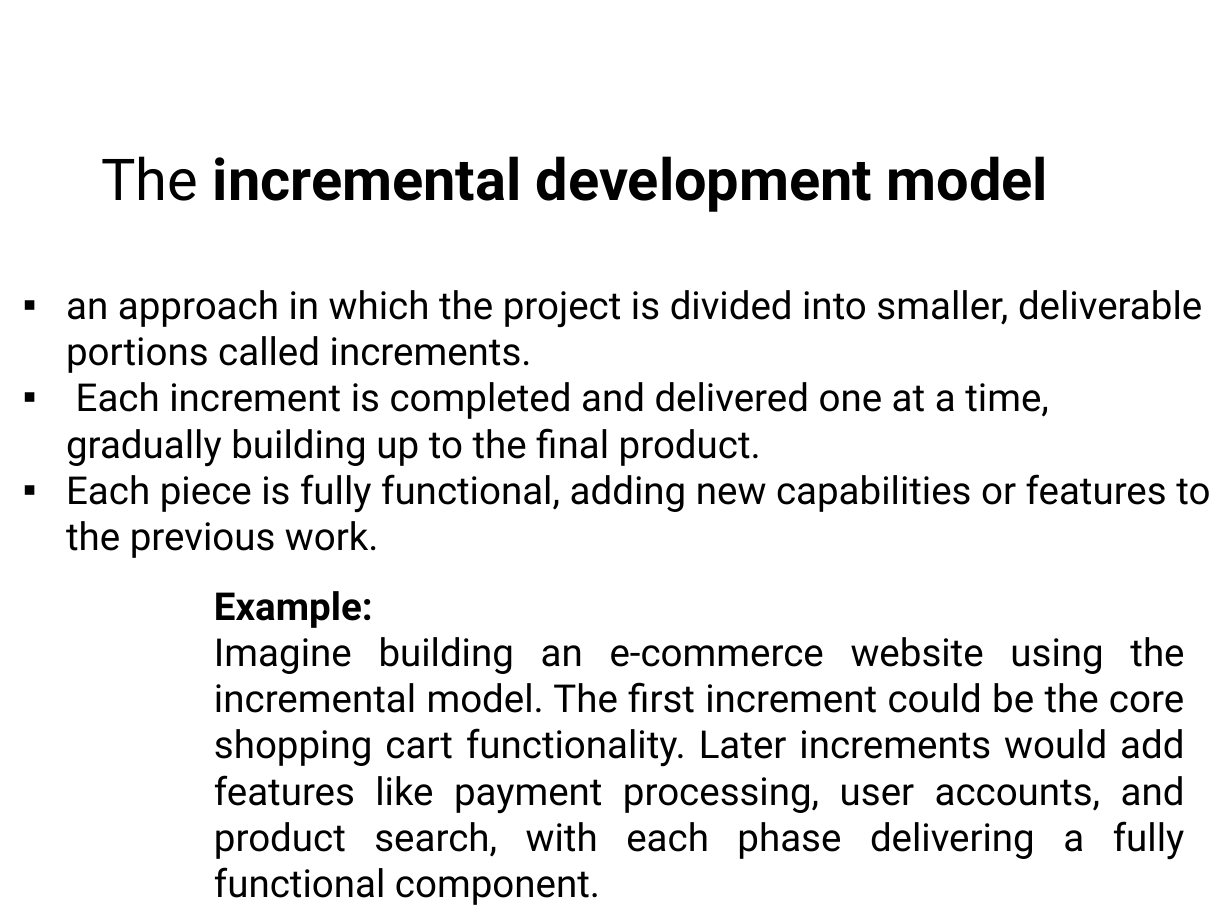
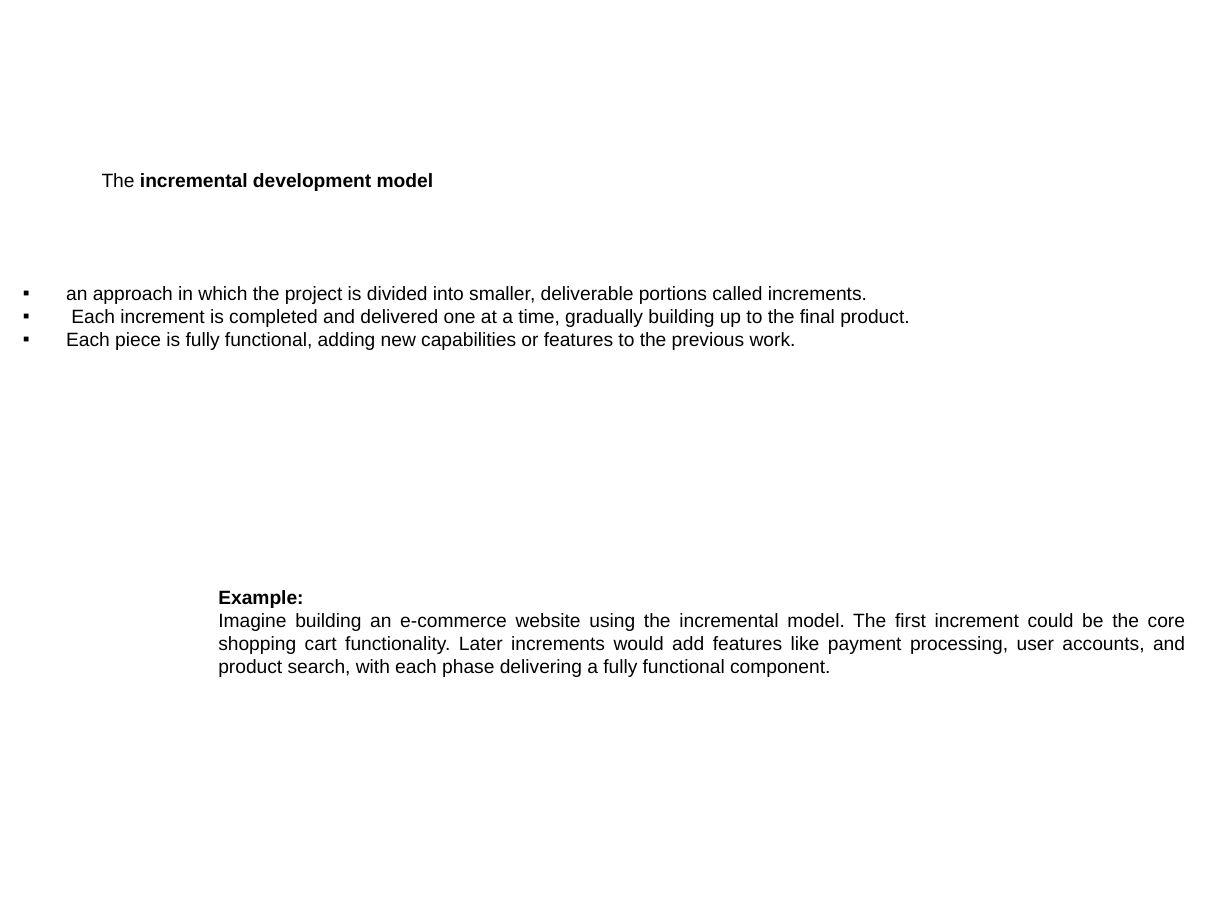
Before and after one commit to mutanganajoseph/Documents, a slide deck: slide 2 of auca/Sem-3/softwareEngineering/Lecture/Lecture 3_Software Process and Software Process Models.pptx. Drawn at 1232x924 pixels with LibreOffice and Linux fonts; fonts in the diff are those of the drawing. Boxes give left, top, right and bottom in pixels: in the first picture for what was removed or moved away, otherwise in the second. Text is boxed around its words. In the diff, an @@ line names an element or a change of style, - is before the commit and + after.

```diff
--- a/auca/Sem-3/softwareEngineering/Lecture/Lecture 3_Software Process and Software Process Models.pptx
+++ b/auca/Sem-3/softwareEngineering/Lecture/Lecture 3_Software Process and Software Process Models.pptx
@@ title "The incremental development model": place and size @@
-title "The incremental development model" at [102,156,1049,212]
+title "The incremental development model" at [102,173,433,191]
@@ title "The incremental development model" at [102,173,433,191]: size 48 to 16 pt, font Roboto to Arial @@
@@ text "an approach in which the ..." at [66,286,909,350]: size 32 to 16 pt, font Roboto to Arial @@
@@ text "Example:" at [218,590,1185,677]: size 32 to 16 pt, font Roboto to Arial @@
```
Also in this commit, not shown: 7 other slides changed, 13 other files.
